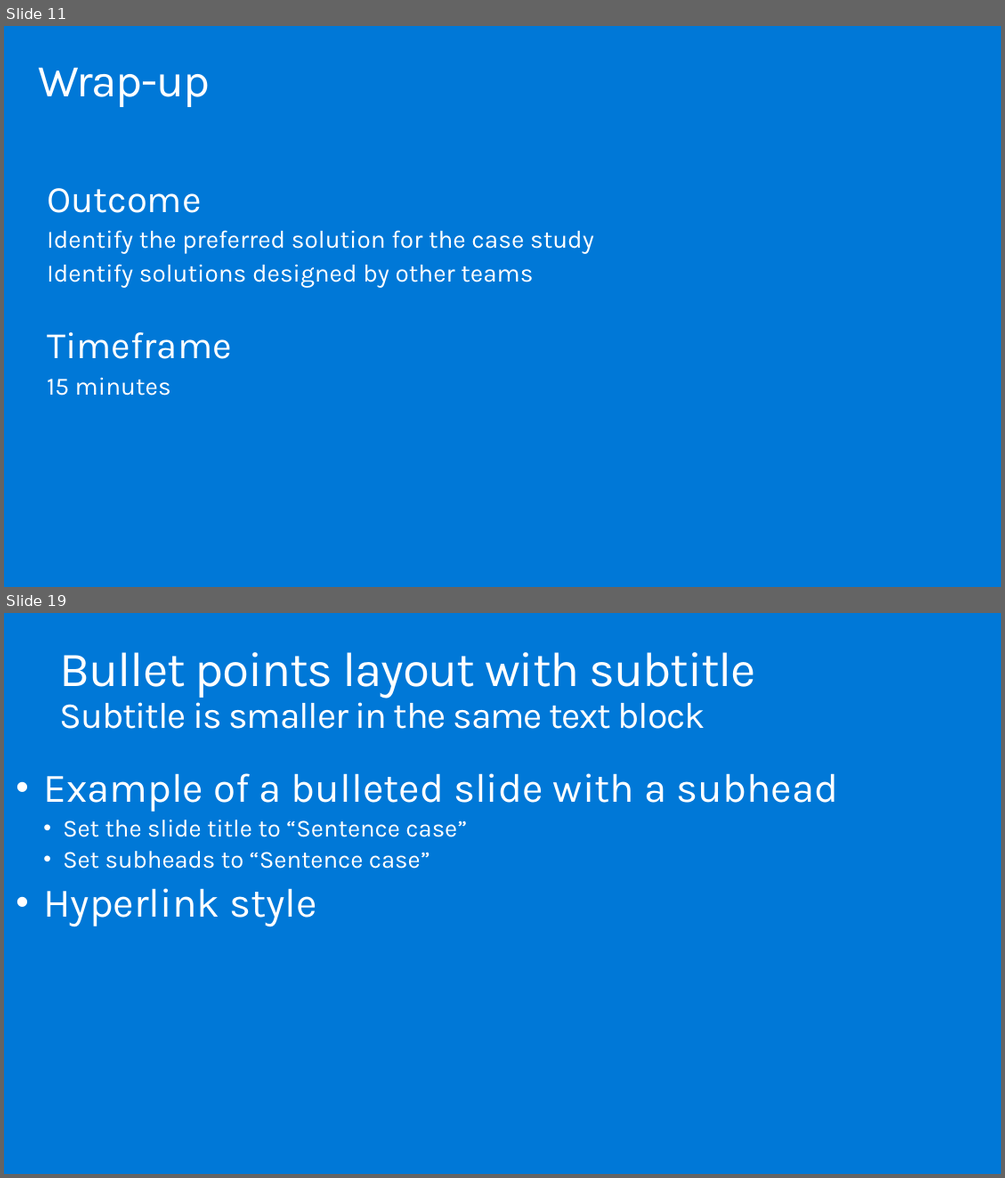
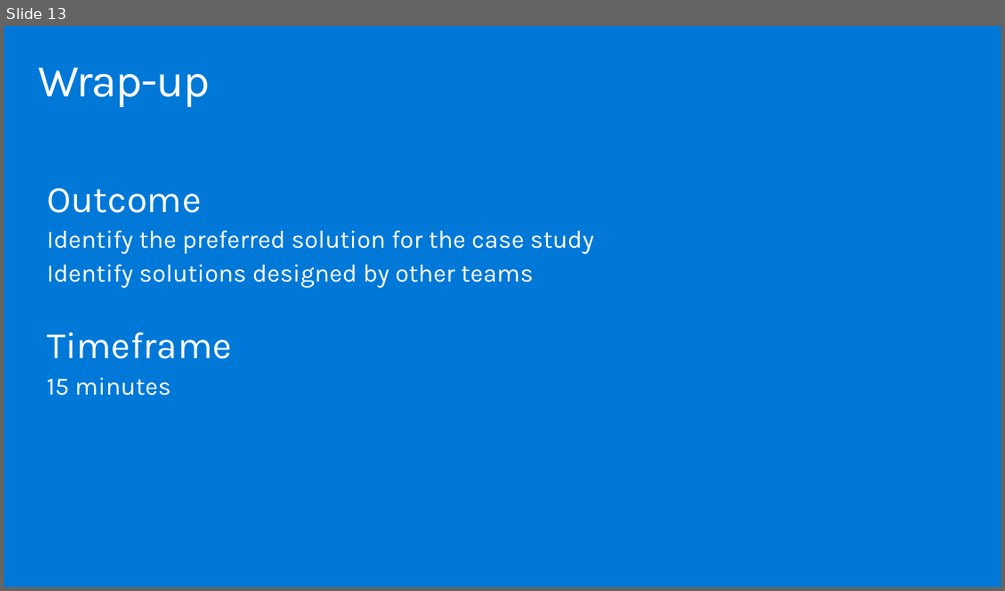
Before and after one commit to solliancenet/MCW-innovate-modernize-apps-with-data-ai, a slide deck: Whiteboard design session/WDS trainer presentation - Innovate and Modernize Apps with Data and AI.pptx. Shown one above the other, each under a label of ours: slides 11 and 19 before the commit, slide 13 after it; the slides between them are not shown. The pictures are 1005x1178 and 1005x591 pixels, drawn with LibreOffice and Linux fonts; fonts in the diff are those of the drawing. Boxes give left, top, right and bottom in pixels: in the first picture for what was removed or moved away, otherwise in the second. Text is boxed around its words. In the diff, an @@ line names an element or a change of style, - is before the commit and + after.

```diff
--- a/Whiteboard design session/WDS trainer presentation - Innovate and Modernize Apps with Data and AI.pptx
+++ b/Whiteboard design session/WDS trainer presentation - Innovate and Modernize Apps with Data and AI.pptx
@@ slide 19 removed at box(4, 613, 1001, 1174), background #0078D7 @@
@@ title removed at box(60, 652, 756, 729) @@
-Bullet points layout with subtitle
-Subtitle is smaller in the same text block
@@ text removed at box(43, 773, 838, 926) @@
-• Example of a bulleted slide with a subhead
-  • Set the slide title to “Sentence case”
-  • Set subheads to “Sentence case”
-• Hyperlink style
-  • www.microsoft.com
@@ what was slide 11 is now slide 13 @@
```
Also in this commit, not shown: 1 slide changed, 15 slides added, 18 other slides removed, 1 other file.
